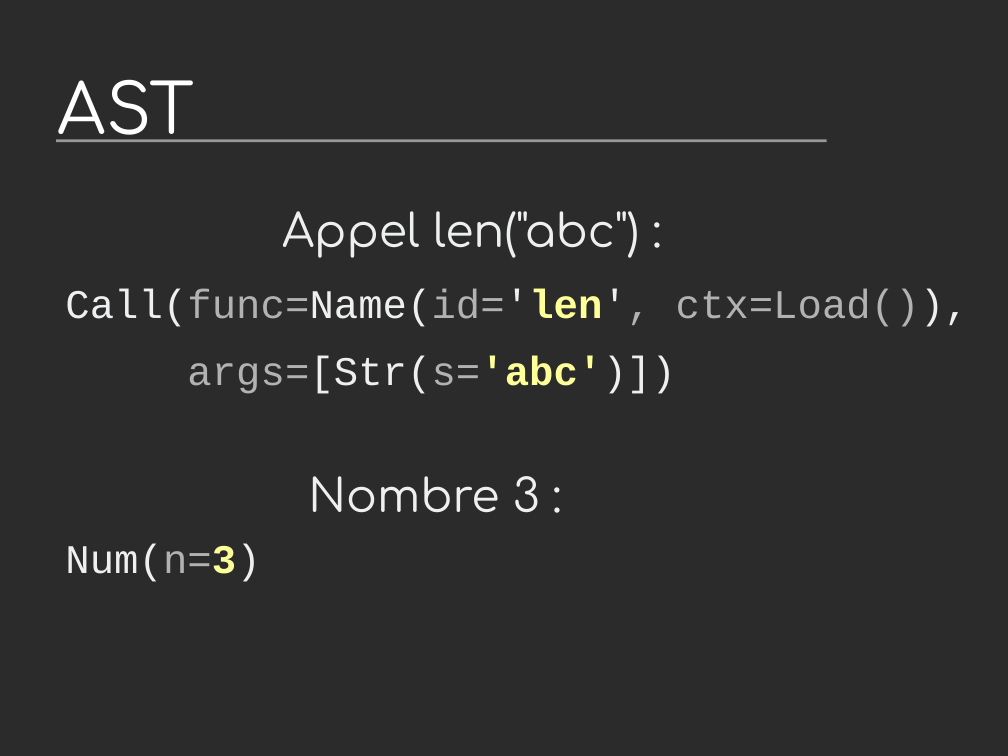
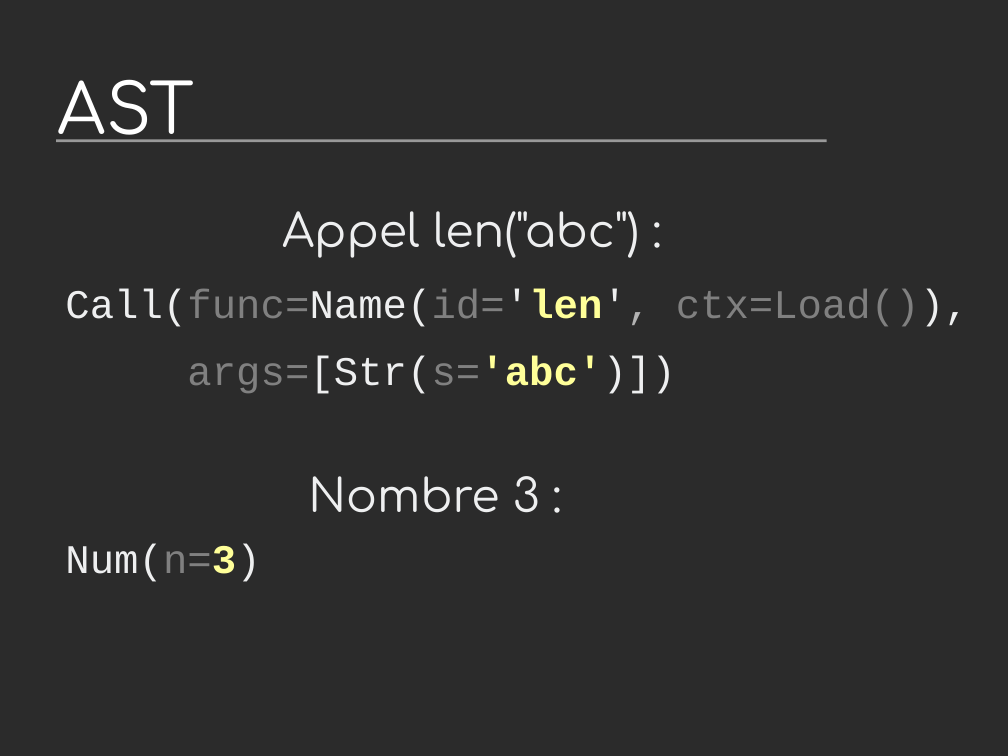
Before and after one commit to vstinner/talks, a slide deck: slide 10 of 2015-dev-var-Toulon/fat_python.odp (slide 9 before the commit). Drawn at 1008x756 pixels with LibreOffice and Linux fonts; fonts in the diff are those of the drawing; background and template pictures are left out; a plain dark background stands for a picture behind light text. Boxes give left, top, right and bottom in pixels: in the first picture for what was removed or moved away, otherwise in the second. Text is boxed around its words. In the diff, an @@ line names an element or a change of style, - is before the commit and + after.

```diff
--- a/2015-dev-var-Toulon/fat_python.odp
+++ b/2015-dev-var-Toulon/fat_python.odp
@@ text "Call(func=Name(id='len', ctx=Load())," at [65, 289, 969, 394]: text colour #B2B2B2 to #808080 in "Call(func=Name(id='len', ctx=Load()),", "args=[Str(s='abc')])" @@
@@ text "Num(n=3)" at [65, 543, 260, 582]: text colour #B2B2B2 to #808080 in "Num(n=3)" @@
```
Also in this commit, not shown: 6 other slides changed, 4 slides added, 1 other file.
